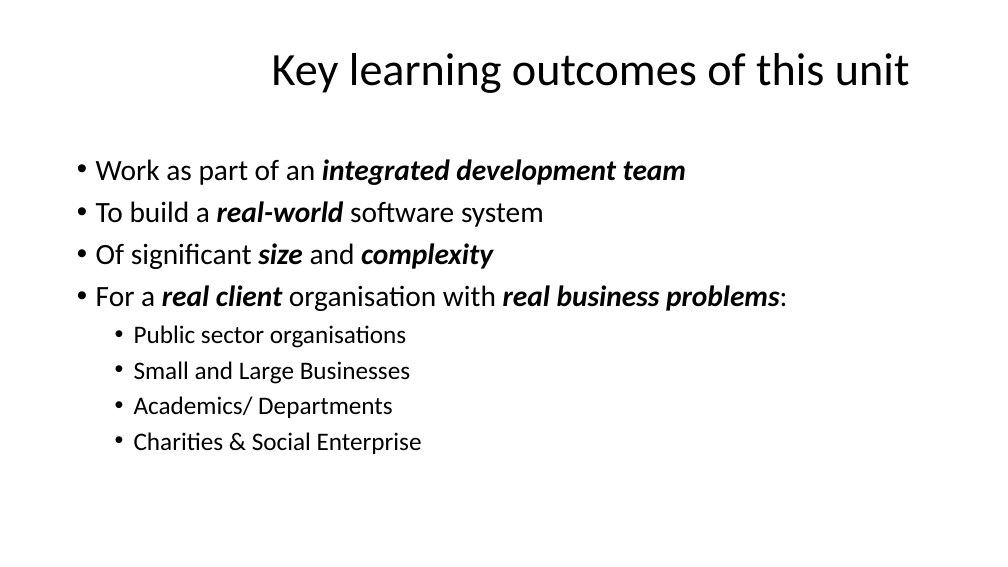
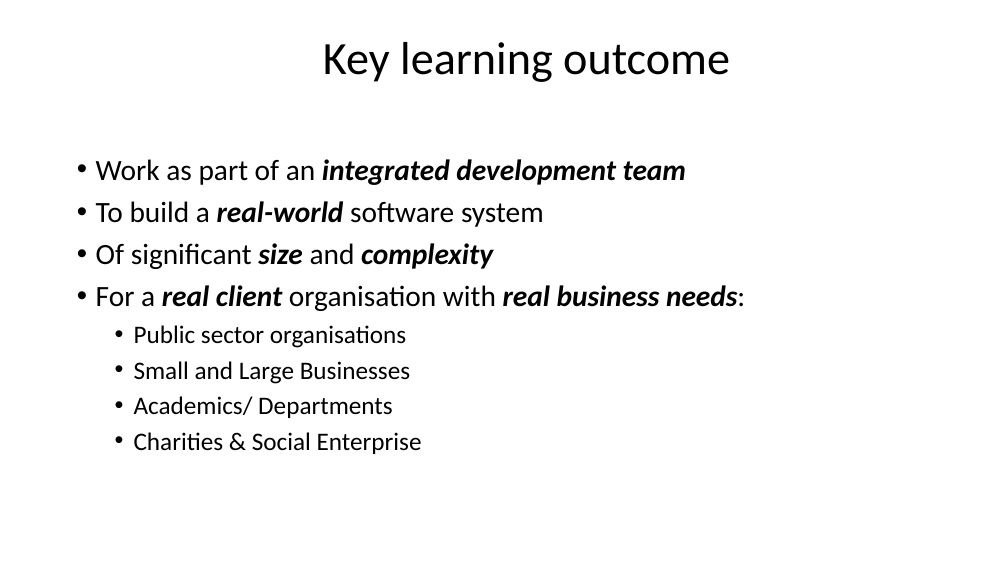
Before and after one commit to fossabot/SPE2018, a slide deck: slide 2 of Lecture Slides/01 Introduction.pptx. Drawn at 1008x567 pixels with LibreOffice and Linux fonts; fonts in the diff are those of the drawing; background and template pictures are left out. Boxes give left, top, right and bottom in pixels: in the first picture for what was removed or moved away, otherwise in the second. Text is boxed around its words. In the diff, an @@ line names an element or a change of style, - is before the commit and + after.

```diff
--- a/Lecture Slides/01 Introduction.pptx
+++ b/Lecture Slides/01 Introduction.pptx
@@ title at [323, 42, 730, 82]: text changed @@
-Key learning outcomes of this unit
+Key learning outcome
@@ text at [96, 285, 745, 311]: text changed @@
-• For a real client organisation with real business problems:
+• For a real client organisation with real business needs:
```
Also in this commit, not shown: 13 other slides changed, 3 slides added, 1 slide removed.
